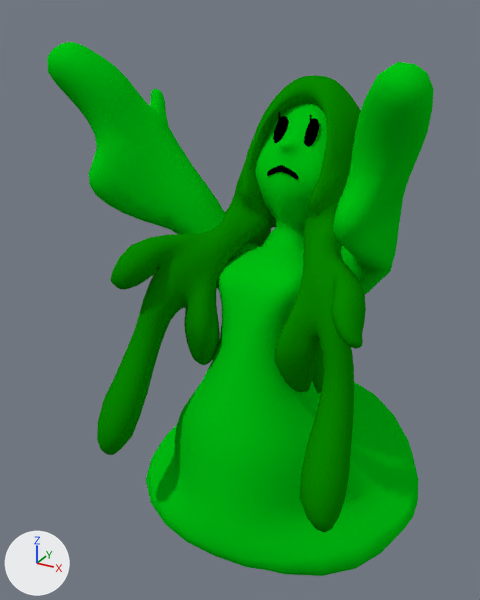
Before and after pictures for a commit that changed the Blender file Washed Up Wizard/Assets/Models/Characters/Cutscene Models/Cutscene Slime Queen Rigify.blend.
Before and after are seen from a 50 mm camera at (1.97, -3.86, 3.7) aimed at (-0.33, 0.31, 1.62). Lighting does not change. The marker at lower left points along +X, +Y and +Z. Both versions are drawn at frame 80 of the action 'Slime Queen_rigAction'; the numbers are the values there.

Objects in the first picture: 'Body', 'Eyes', 'Hair', 'Mouth'.
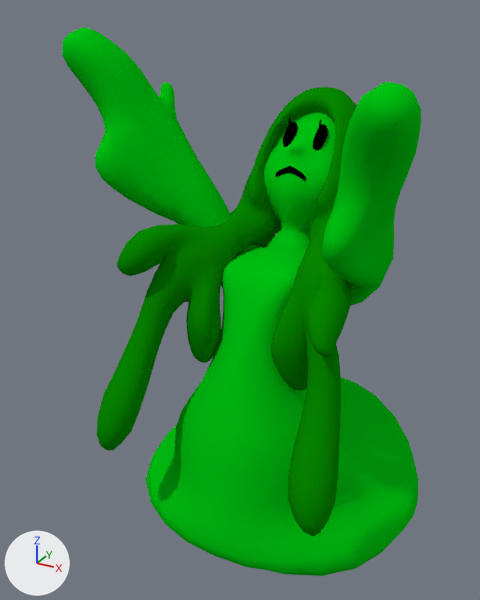
Boxes (x1, y1, x2, y2) around the edits, measured in the pictures (480 x 600 px):
```json
{"object": "Body", "change": "posed", "before": [47, 42, 434, 576], "after": [62, 27, 421, 576], "on screen": "7% narrower"}
{"object": "Hair", "change": "posed", "before": [97, 76, 366, 532], "after": [97, 87, 357, 536]}
{"object": "Mouth", "change": "posed", "before": [267, 165, 299, 180], "after": [276, 166, 306, 181], "on screen": "6% narrower"}
```

The change, as JSON lines over the scene's bpy script:
```json
{"block": "bone_torso", "where": "bone_torso = bpy.data.objects['Slime Queen_rig'].pose.bones['torso']  # child of 'root'"}
{"op": "set", "path": "bone_torso.rotation_quaternion", "old": "(1.155, -0.153, 0.0, 0.0)", "new": "(1.151, -0.178, 0.0, 0.0)", "note": "degrees (-15, 0, 0) -> degrees (-18, 0, 0)"}
{"block": "bone_chest", "where": "bone_chest = bpy.data.objects['Slime Queen_rig'].pose.bones['chest']  # child of 'torso'"}
{"op": "set", "path": "bone_chest.rotation_quaternion", "old": "(1.155, -0.152, 0.0, 0.0)", "new": "(1.145, -0.216, 0.0, 0.0)", "note": "degrees (-15, 0, 0) -> degrees (-21, 0, 0)"}
{"block": "bone_head", "where": "bone_head = bpy.data.objects['Slime Queen_rig'].pose.bones['head']  # child of 'MCH-ROT-head'"}
{"op": "set", "path": "bone_head.rotation_quaternion", "old": "(1.108, -0.336, 0.0, 0.0)", "new": "(1.096, -0.373, 0.0, 0.0)", "note": "degrees (-34, 0, 0) -> degrees (-38, 0, 0)"}
{"block": "bone_hand_ik_r", "where": "bone_hand_ik_r = bpy.data.objects['Slime Queen_rig'].pose.bones['hand_ik.R']  # child of 'MCH-hand_ik_socket.R'"}
{"op": "set", "path": "bone_hand_ik_r.location", "old": "(0.526, -0.295, 0.232)", "new": "(0.623, -0.289, 0.185)"}
{"op": "set", "path": "bone_hand_ik_r.rotation_quaternion", "old": "(0.937, 0.469, 0.422, -0.087)", "new": "(0.914, 0.461, 0.473, -0.116)", "note": "degrees (59, 43, 14) -> degrees (61, 49, 15)"}
{"block": "bone_hand_ik_l", "where": "bone_hand_ik_l = bpy.data.objects['Slime Queen_rig'].pose.bones['hand_ik.L']  # child of 'MCH-hand_ik_socket.L'"}
{"op": "set", "path": "bone_hand_ik_l.location", "old": "(-0.506, -0.518, 0.061)", "new": "(-0.377, -0.525, 0.176)"}
{"op": "set", "path": "bone_hand_ik_l.rotation_quaternion", "old": "(0.77, 0.604, -0.519, -0.042)", "new": "(0.79, 0.603, -0.486, -0.069)", "note": "degrees (92, -38, -45) -> degrees (88, -34, -43)"}
```
